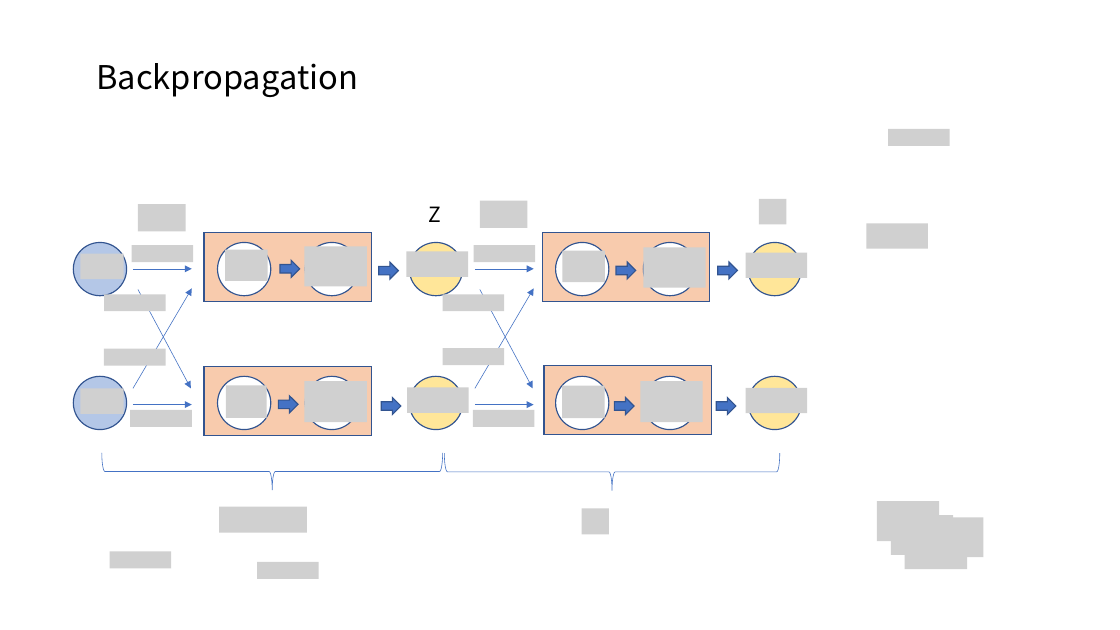
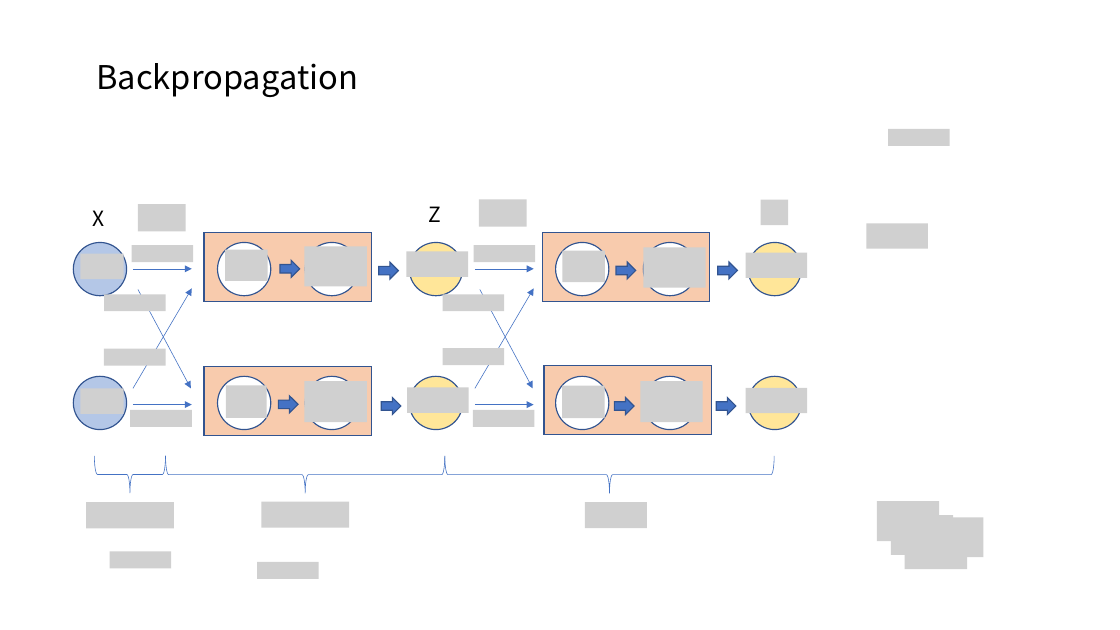
Before and after one commit to dudungE/AI_basic, a slide deck: slide 2 of AI개념도식.pptx. Drawn at 1120x630 pixels with LibreOffice and Linux fonts; fonts in the diff are those of the drawing; grey boxes stand for pictures. Boxes give left, top, right and bottom in pixels: in the first picture for what was removed or moved away, otherwise in the second. Text is boxed around its words. In the diff, an @@ line names an element or a change of style, - is before the commit and + after.

Commit message:
개념도식update

```diff
--- a/AI개념도식.pptx
+++ b/AI개념도식.pptx
@@ text added at <box>92,210,104,226</box>, 18 pt, text #000000 @@
+X
@@ left brace added at <box>94,455,166,493</box>, outline #4472C4 0.5 pt @@
@@ left brace: place and size @@
-left brace at <box>102,452,443,490</box>
+left brace at <box>166,456,445,494</box>
@@ left brace: place and size @@
-left brace at <box>444,453,780,491</box>
+left brace at <box>445,456,774,494</box>
@@ picture added at <box>86,502,174,528</box> @@
@@ picture: place and size @@
-picture at <box>219,507,308,533</box>
+picture at <box>261,502,350,528</box>
@@ picture: place and size @@
-picture at <box>581,508,609,534</box>
+picture at <box>585,502,647,528</box>
```
